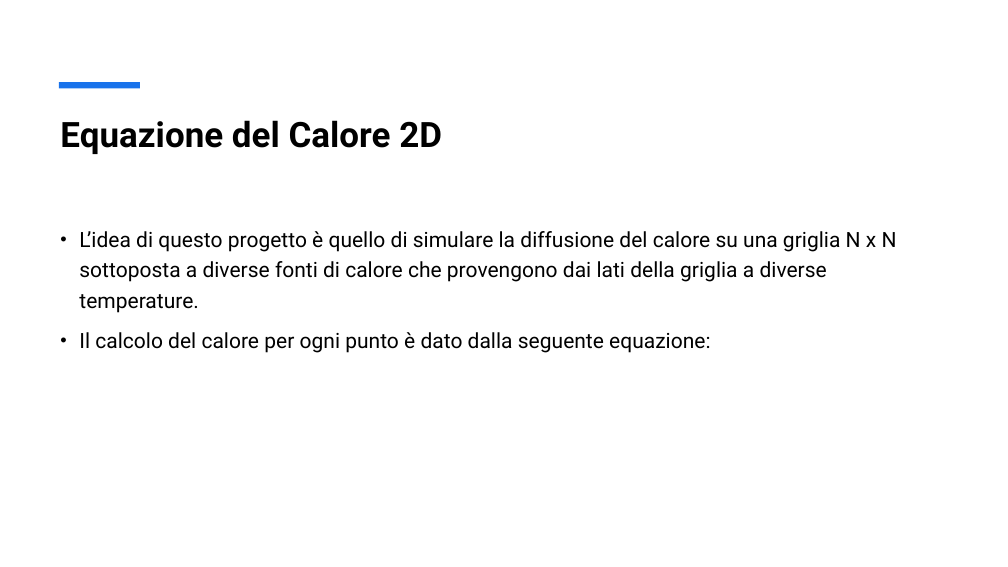
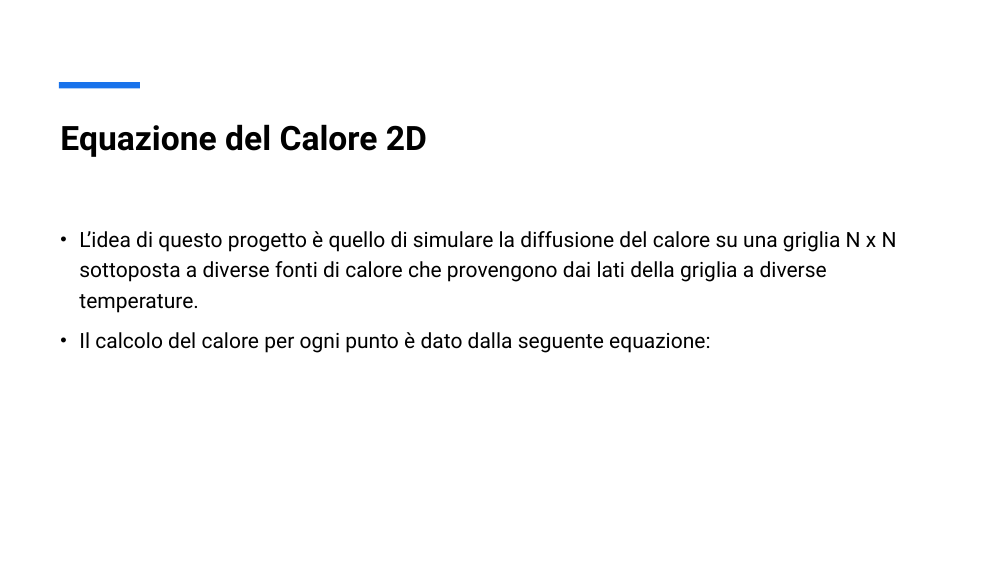
Before and after one commit to Gasspire/appunti-universita, a slide deck: slide 2 of Secondo Semestre/principi_prog_parallela/Codici/Progetto/Simulazione della Diffusione del Calore 2D.odp. Drawn at 1008x567 pixels with LibreOffice and Linux fonts; fonts in the diff are those of the drawing. Boxes give left, top, right and bottom in pixels: in the first picture for what was removed or moved away, otherwise in the second. Text is boxed around its words. In the diff, an @@ line names an element or a change of style, - is before the commit and + after.

Commit message:
ppt

```diff
--- a/Secondo Semestre/principi_prog_parallela/Codici/Progetto/Simulazione della Diffusione del Calore 2D.odp
+++ b/Secondo Semestre/principi_prog_parallela/Codici/Progetto/Simulazione della Diffusione del Calore 2D.odp
@@ title "Equazione del Calore 2D" at [60,124,427,157]: size 33.3 to 32 pt; line spacing 0.9 to 1 @@
```
Also in this commit, not shown: 2 slides added, 2 other files.
